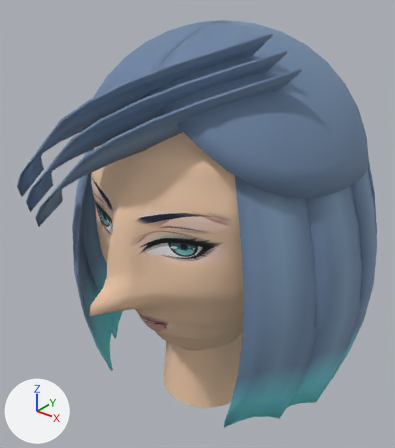
The Blender file art/tide/tide.blend, before and after one commit.
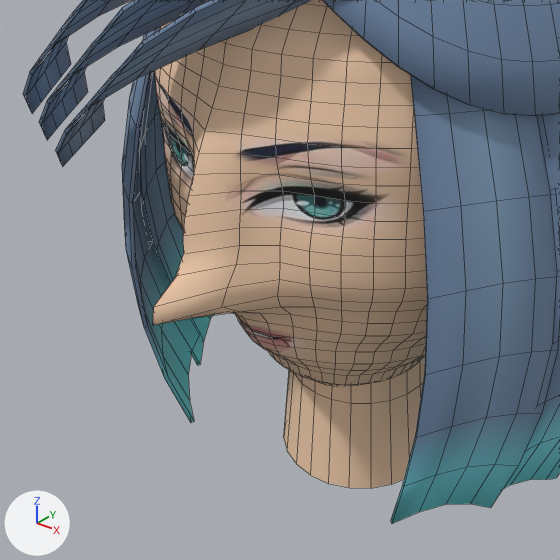
Each version appears first whole from a 50 mm lens placed at (0.27, -0.36, 0.318), pointed at (-0.013, -0.006, 0.099), and next in a close-up on the part from 1% to 81% of the width and 30% to 100% of the height. Lighting does not change. The marker at lower left points along +X, +Y and +Z. The older version's two pictures come first. The close-ups show mesh edges as thin lines.

Before the edit, the objects in view are built like this:
```python
me_tide_hair = bpy.data.meshes.new('tide-hair')
me_tide_hair.from_pydata(...)  # 2256 vertices, 2224 faces; spans x -0.141..0.14, y -0.133..0.157, z -0.056..0.274
me_tide_hair.polygons.foreach_set('use_smooth', [True] * 2224)
me_tide_hair.materials.append(mat_tidehair)
me_tide_head = bpy.data.meshes.new('tide-head')
me_tide_head.from_pydata(...)  # 1656 vertices, 1585 faces; spans x -0.106..0.106, y -0.149..0.102, z -0.072..0.257
me_tide_head.polygons.foreach_set('use_smooth', [True] * 1585)
me_tide_head.materials.append(mat_tideskin)  # picture img_tide_face_png
ob_tide_hair = bpy.data.objects.new('tide-hair', me_tide_hair)
ob_tide_hair.location = (0.0, 0.0, 0.0)
ob_tide_head = bpy.data.objects.new('tide-head', me_tide_head)
ob_tide_head.location = (0.0, 0.0, 0.0)
```
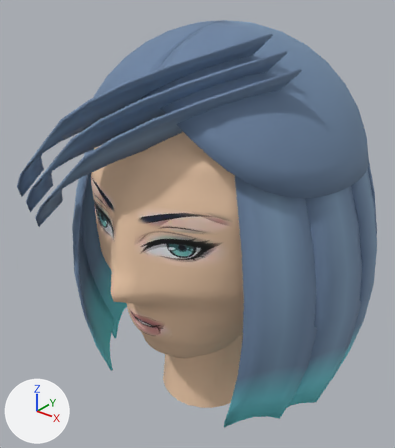
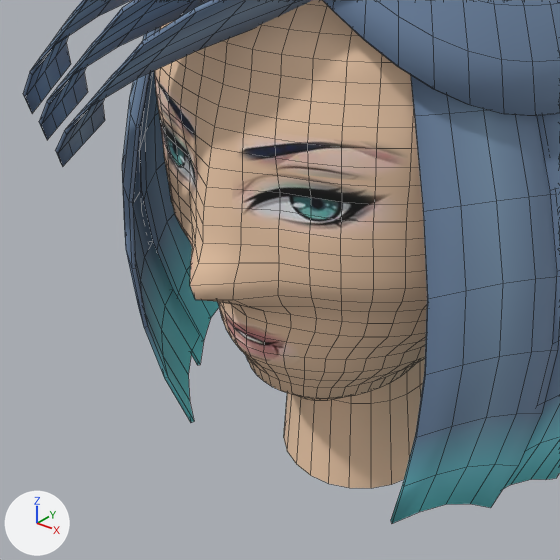
Commit message: feat: tide face rework with head-profile-lofted portrait patches for all riders

What differs and where, as boxes [x1, y1, x2, y2] in the close-ups (560 x 560 px; the box of a moved part takes in the faces that stretch with it):
'tide-head', reshaped
    before: [153, 0, 427, 488]
    after: [155, 0, 427, 488]
part 1 of me_tide_head, moved or reshaped
    before: [153, 25, 426, 386]
    after: [156, 25, 426, 400]

The edits, one by one:
me_tide_head is used by ob_tide_head; location (0.0, 0.0, 0.0).
me_tide_head had 1656 vertices, 1585 faces and spanned x -0.106..0.106, y -0.149..0.102, z -0.072..0.257.
me_tide_head now has 1656 vertices, 1585 faces and spans x -0.106..0.106, y -0.127..0.102, z -0.072..0.257.
me_tide_head part 1: 466 of 1656 vertices moved; they spanned x -0.079..0.079, y -0.149..0.068, z -0.01..0.19 and now span x -0.079..0.079, y -0.127..0.069, z -0.01..0.19; mean shift (0.0, -0.003, 0.0); largest move (0.0, -0.149, 0.082) -> (0.0, -0.125, 0.082).
